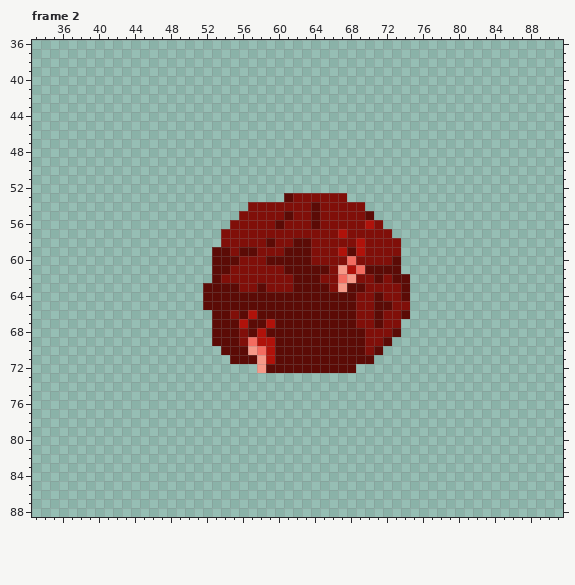
Two versions of one pixel-art file, sprites/player-mid-movedown.aseprite. Above is the file before it was changed.
64x64 pixels, 4 frames. Shown: frame 2: x 33..91, y 36..88. The old version is drawn lined up with the new one, on the new canvas. The commit also changed other frames, which this record leaves out.
Now the later version:
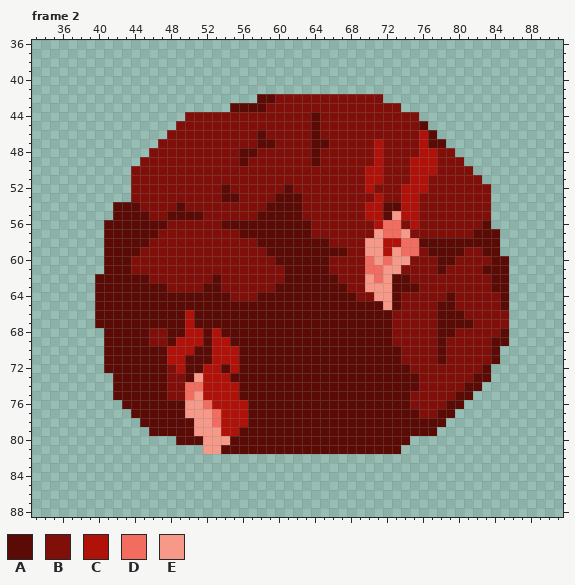
Palette (. is transparent): A #5b0b06  B #800f09  C #b0120a  D #f36c60  E #f69988
Edits made:
canvas 64x64 -> 128x128, the old top-left corner now at 32,32
Frame 2:
y 42: x 58..71 .............. -> AABBBBBBBBBBBB
y 43: x 55..73 ................... -> AAAABBBBBBBBBBBBBBB
y 44: x 50..75 .......................... -> BBBBBBBBBBBBBBABBBBBBBBBBB
y 45: x 49..76 ............................ -> BBBBBBBBBBBBBBBABBBBBBBBBBBA
y 46: x 48..77 .............................. -> BBBBBBBBBBABBBBBABBBBBBBBBBBCA
y 47: x 47..78 ................................ -> BBBBBBBBBBBAABBBBAABBBBBCBBBBCAA
y 48: x 46..79 .................................. -> BBBBBBBBBBAABBBBBBABBBBBBCBBBBCCBB
y 49: x 45..80 .................................... -> BBBBBBBBBBBABBBBBBBABBBBBBCBBBCCCBBB
y 50: x 44..81 ...................................... -> BBBBBBBBBBBBBBBBBBBBBBBBBBCCBBBCCCBBBB
y 51: x 44..82 ....................................... -> BBBBBBBBBBBBBBBBBBBBBBBBBBCCBBBCCBBBBBB
y 52: x 44..83 ........................................ -> BBBBBBBBBBABBBBBBABBBBBBBBCBBBCCCBBBBBBB
y 53: x 44..60 ................. -> BBBBBBBBBBAABBBBA; x 62 B -> A; x 68..83 ................ -> BBBCBBCCBBBBBBBB
y 54: x 42..56 ............... -> AAABBBBABBBBBBB; x 59..62 BBBB -> AAAA; x 64 A -> B; x 70..83 .............. -> CCAACCBBBBBBBB
y 55: x 42..55 .............. -> AAAABBAAAABBBB; x 58..60 BBB -> AAA; x 62 B -> A; x 64 A -> B; x 70..83 A............. -> CCAECCBBBBBBBB
y 56: x 41..59 ..............BBBBB -> AAAAAAABBBBBBAAAAAA; x 61..64 BBBA -> AAAB; x 70..83 CB............ -> BCDDBCBBBBBBBA
y 57: x 41..53 ............. -> AAAAAABBBBBBB; x 56..63 BBBBBBBB -> AAAAAAAA; x 67 C -> B; x 71..84 BB............ -> EDDEBBBBBBBAAA
y 58: x 41..53 ............. -> AAAAABBBBBBBB; x 58 B -> A; x 60..61 BB -> AA; x 64..65 BB -> AA; x 69..84 CBBBB........... -> BEECCDDAAAAAAAAA
y 59: x 41..54 ............AA -> AAAABBBBBBBBBB; x 56..57 AA -> BB; x 59..60 BB -> AA; x 64..84 BBBCACBBBB........... -> AAAABBEECEDDBAAAABBAA
y 60: x 41..55 ............AAA -> AAABBBBBBBBBBBB; x 59 A -> B; x 64..65 BB -> AA; x 68 D -> B; x 70..85 BBBA............ -> DEDEEBBBAABBBBAA
y 61: x 41..54 ............AA -> AAABBBBBBBBBBB; x 67..85 ECDAAAA............ -> BBBDDEEBBBBABBBBAAA
y 62: x 40..52 ............. -> AAAAAABBBBBBB; x 61 B -> A; x 65..68 BBDE -> AABB; x 70..72 BAB -> EDE; x 75..85 ........... -> BBBBBBBBBAA
y 63: x 40..51 ............ -> AAAAAAAABBBB; x 54..55 AA -> BB; x 58 A -> B; x 60..61 BB -> AA; x 66..73 BEAABBBB -> AABBEEEA; x 75..85 ........... -> ABBBBBBBBAA
y 64: x 40..51 ............ -> AAAAAAAAAAAA; x 55..57 AAA -> BBB; x 71..85 ABBA........... -> EEABBBBBABBBBBA
y 65: x 40..51 ............ -> AAAAAAAAAAAA; x 69..70 BB -> AA; x 72..73 AB -> EA; x 75..85 ........... -> BBBAABBBBBA
y 66: x 40..52 ............. -> AAAAAAAAAACAA; x 55 B -> A; x 57 C -> A; x 69..70 BB -> AA; x 72 B -> A; x 74..85 A........... -> BBBBAAABBBBB
y 67: x 40..52 ............. -> AAAAAAAAAACAA; x 56 C -> A; x 59 C -> A; x 69..70 BB -> AA; x 72 B -> A; x 74..85 ............ -> BBBBAAAABBBB
y 68: x 41..53 ............A -> AAAAABBAACCAC; x 56 B -> A; x 58 C -> A; x 70..85 BBBA............ -> AAABBBBBAABBBBBA
y 69: x 41..54 ............AA -> AAAAABBACCCACC; x 56..59 BDCC -> AAAA; x 70..71 BB -> AA; x 73..85 ............. -> BBBBBABBBBBAA
y 70: x 41..55 .............AA -> AAAAAAACCCAACCC; x 57..59 EDC -> AAA; x 70 B -> A; x 72..84 ............. -> AABBBBABBBBBA
y 71: x 41..55 ..............A -> AAAAAAACCAAACCC; x 58..59 EC -> AA; x 71..84 .............. -> AAABBBBABBBBBA
y 72: x 41..58 .................E -> AAAAAAABCAACCACAAA; x 69..83 ............... -> AAAAAABBBBBBBBA
y 73: x 42..83 .......................................... -> AAAAAABBAECCCAAAAAAAAAAAAAAAAAAAAABBBBBBAA
y 74: x 42..82 ......................................... -> AAAAAABBDDCCCCAAAAAAAAAAAAAAAAAAAABBBBBAA
y 75: x 42..81 ........................................ -> AAAAAABBDECCCCAAAAAAAAAAAAAAAAAAABBBBBAA
y 76: x 43..80 ...................................... -> AAAAAAAEEDCCCCAAAAAAAAAAAAAAAAAABBBBAA
y 77: x 44..79 .................................... -> AAAAAAEEEDCCCAAAAAAAAAAAAAAAAAAABBAA
y 78: x 45..78 .................................. -> AAAAAAEEDCCCAAAAAAAAAAAAAAAAAAAAAA
y 79: x 46..77 ................................ -> AAAAAEEECCAAAAAAAAAAAAAAAAAAAAAA
y 80: x 49..74 .......................... -> AAAEEEAAAAAAAAAAAAAAAAAAAA
y 81: x 52..73 ...................... -> EEAAAAAAAAAAAAAAAAAAAA
Pixel boxes of the changes (left, top, right, bottom) in both pictures:
changed: (95, 94, 509, 454)
